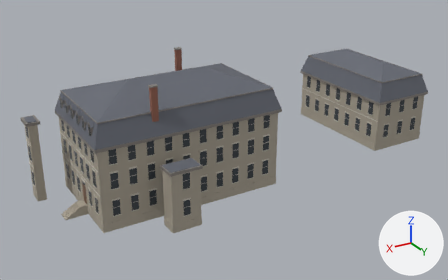
The glTF model chicago/4d/assets/gltf/pullman_house_1729_prairie__draft_1904.glb, before and after one commit.
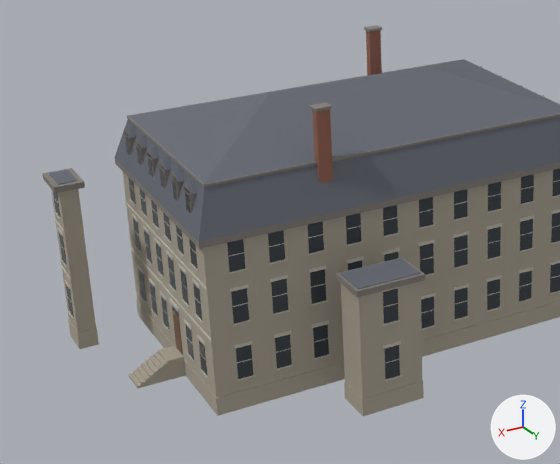
Old and new are each drawn whole from a 50 mm camera at (50.1, 84.0, 43.4) aimed at (3.9, 7.0, 4.8) and again close up on the part from 0% to 60% of the width and 13% to 91% of the height. Every picture has the same lights, and +X, +Y and +Z are marked at lower right. The last two pictures show the newer version. Vertices at exactly the same position are counted once.

Before the edit, the objects in view are built like this:
```python
me_pullman_house_1729_prairie__draft_1904 = bpy.data.meshes.new('pullman_house_1729_prairie__draft_1904')
me_pullman_house_1729_prairie__draft_1904.from_pydata(...)  # 5546 vertices, 8350 faces; spans x -32.3..32.8, y -6.8..20.7, z 0.0..18.8
# faces by material slot: [24, 216, 5628, 308, 110, 2052, 12]
me_pullman_house_1729_prairie__draft_1904.materials.append(mat_draft_brick)  # brown #946352
me_pullman_house_1729_prairie__draft_1904.materials.append(mat_draft_stone)  # grey #aca495
me_pullman_house_1729_prairie__draft_1904.materials.append(mat_draft_trim)  # light grey #c4bfb4
me_pullman_house_1729_prairie__draft_1904.materials.append(mat_draft_cornice)  # grey #847f7a
me_pullman_house_1729_prairie__draft_1904.materials.append(mat_draft_roof)  # grey #656973
me_pullman_house_1729_prairie__draft_1904.materials.append(mat_draft_glass)  # dark grey #3f454b
me_pullman_house_1729_prairie__draft_1904.materials.append(mat_draft_door)  # brown #765945
# before: 118 (15.5, 18.0, 8.8) at pixel (401, 259), 119 (19.8, 18.0, 8.8) at pixel (340, 274), 120 (19.8, 20.5, 8.8) at pixel (358, 289), 121 (15.5, 20.5, 8.8) at pixel (420, 273), 4162 (15.5, 18.0, 8.9) at pixel (401, 258)
# before: 4163 (19.8, 18.0, 8.9) at pixel (340, 273), 4164 (19.8, 20.5, 8.9) at pixel (358, 288), 4165 (15.5, 20.5, 8.9) at pixel (420, 272)
ob_pullman_house_1729_prairie__draft_1904 = bpy.data.objects.new('pullman_house_1729_prairie__draft_1904', me_pullman_house_1729_prairie__draft_1904)
ob_pullman_house_1729_prairie__draft_1904.location = (0.0, 0.0, 0.0)
```
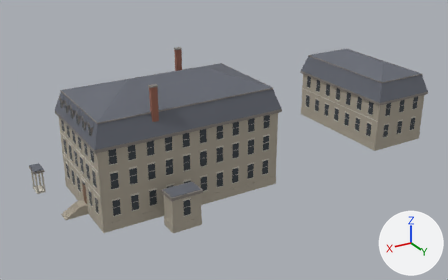
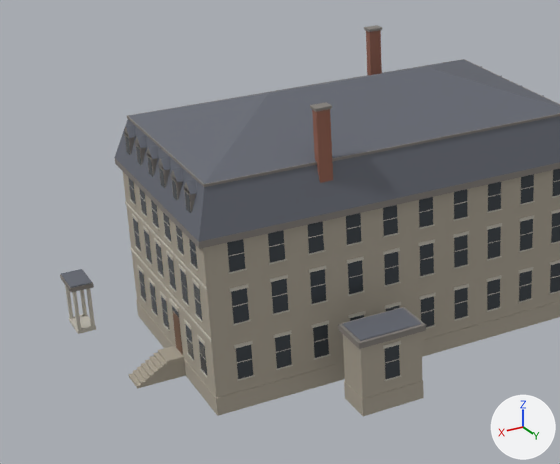
The change, as a list of edits to the scene's bpy script:
```text
Change me_pullman_house_1729_prairie__draft_1904:
    used by ob_pullman_house_1729_prairie__draft_1904; location = (0.0, 0.0, 0.0)
    verts and faces of me_pullman_house_1729_prairie__draft_1904; kept vertices keep their numbers, new ones are numbered from 5546
    remove me_pullman_house_1729_prairie__draft_1904.from_pydata(...)  # 5546 vertices, 8350 faces; spans x -32.3..32.8, y -6.8..20.7, z 0.0..18.8
    add me_pullman_house_1729_prairie__draft_1904.from_pydata(...)  # 5302 vertices, 7978 faces; spans x -32.3..32.7, y -6.8..20.7, z 0.0..18.8
    me_pullman_house_1729_prairie__draft_1904 part 1: a new loose piece, a box spanning x 31.25..32.5, y 0.5..2.75, z 1.15..1.4, in mat_draft_trim (light grey #c4bfb4)
    me_pullman_house_1729_prairie__draft_1904 part 2: a new loose piece, a box spanning x 31.29..31.51, y 0.54..0.76, z 1.4..4.4, in mat_draft_trim (light grey #c4bfb4)
    me_pullman_house_1729_prairie__draft_1904 part 3: a new loose piece, a box spanning x 32.24..32.46, y 0.54..0.76, z 1.4..4.4, in mat_draft_trim (light grey #c4bfb4)
    me_pullman_house_1729_prairie__draft_1904 part 4: a new loose piece, a box spanning x 31.29..31.51, y 2.49..2.71, z 1.4..4.4, in mat_draft_trim (light grey #c4bfb4)
    me_pullman_house_1729_prairie__draft_1904 part 5: a new loose piece, a box spanning x 32.24..32.46, y 2.49..2.71, z 1.4..4.4, in mat_draft_trim (light grey #c4bfb4)
    me_pullman_house_1729_prairie__draft_1904 part 6: a new loose piece, a box spanning x 15.3..19.95, y 17.8..20.7, z 4.9..5.3, in mat_draft_cornice (grey #847f7a)
    me_pullman_house_1729_prairie__draft_1904 part 7: a new loose piece, a box spanning x 31.1..32.65, y 0.35..2.9, z 4.4..4.7, in mat_draft_cornice (grey #847f7a)
    me_pullman_house_1729_prairie__draft_1904 part 8: a new loose piece, a box spanning x 31.15..32.6, y 0.4..2.85, z 4.7..4.78, in mat_draft_roof (grey #656973)
    me_pullman_house_1729_prairie__draft_1904 part 9: 38 loose pieces with 308 vertices, spanning x 15.3..32.8, y 0.2..20.7, z 0.0..12.2, are deleted
    me_pullman_house_1729_prairie__draft_1904 part 10
    add for i in [*range(118, 122), *range(4162, 4166)]: verts[i] += (0.0, 0.0, -3.5)
```

Boxes (x1, y1, x2, y2) around the edits, measured in the close-ups (560 x 464 px; the box of a moved part takes in the faces that stretch with it):
'pullman_house_1729_prairie__draft_1904', reshaped: before (42, 25, 560, 416); after (60, 25, 560, 416)
part 1 of me_pullman_house_1729_prairie__draft_1904, added: after (69, 314, 96, 334)
part 2 of me_pullman_house_1729_prairie__draft_1904, added: after (80, 290, 87, 316)
part 3 of me_pullman_house_1729_prairie__draft_1904, added: after (65, 285, 73, 319)
part 4 of me_pullman_house_1729_prairie__draft_1904, added: after (86, 288, 95, 327)
part 5 of me_pullman_house_1729_prairie__draft_1904, added: after (72, 292, 81, 330)
part 6 of me_pullman_house_1729_prairie__draft_1904, added: after (338, 307, 426, 349)
part 7 of me_pullman_house_1729_prairie__draft_1904, added: after (60, 273, 94, 292)
part 8 of me_pullman_house_1729_prairie__draft_1904, added: after (61, 269, 92, 288)
part 9 of me_pullman_house_1729_prairie__draft_1904, deleted: before (42, 168, 425, 349)
part 10 of me_pullman_house_1729_prairie__draft_1904, moved or reshaped: before (340, 258, 422, 399); after (342, 308, 422, 399)
